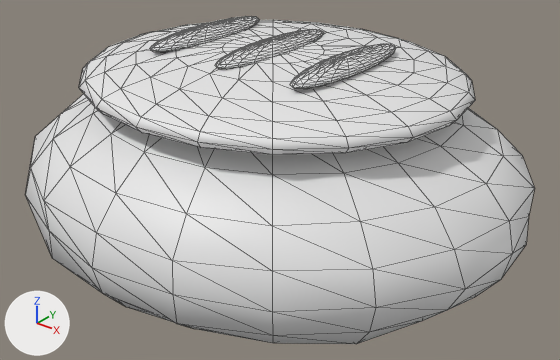
An edit to the glTF model models/catch_breads/bread_lemon.glb, drawn before and after from the same camera.
Before and after are seen from a camera (50 mm lens) standing at (0.7, -0.859, 0.522) and looking at (0.017, -0.004, -0.008). Lighting does not change. The marker at lower left points along +X, +Y and +Z. The picture after the commit comes second. Mesh edges are drawn as thin lines. Where no turn or scale is listed for an object, it has been applied to the vertices.

In view in the first picture: 'ふっくらした生地.015', 'レモンのアイシング', 'レモンピール', 'レモンピール.001', 'レモンピール.002'.
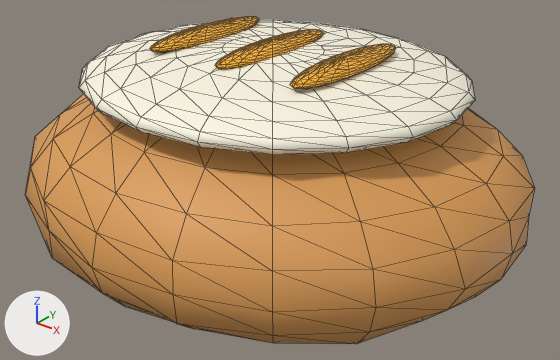
Changed parts and their boxes (x1, y1, x2, y2) in the pictures (560 x 360 px):
```json
{"object": "ふっくらした生地.015", "change": "recoloured", "before": [25, 94, 535, 344], "after": [25, 94, 535, 344], "on screen": "white to orange"}
{"object": "レモンのアイシング", "change": "recoloured", "before": [79, 20, 475, 155], "after": [79, 20, 475, 155], "on screen": "white to pale yellow"}
{"object": "レモンピール.002", "change": "recoloured", "before": [290, 44, 396, 89], "after": [290, 44, 396, 89], "on screen": "white to orange"}
{"object": "レモンピール.001", "change": "recoloured", "before": [215, 29, 323, 69], "after": [215, 29, 323, 69], "on screen": "white to orange"}
{"object": "レモンピール", "change": "recoloured", "before": [150, 16, 260, 52], "after": [150, 16, 260, 52], "on screen": "white to orange"}
```

Scene script edits in JSON lines:
```json
{"op": "set", "path": "mat_焼きたての山吹色.base_color", "old": "(0.8, 0.8, 0.8)", "new": "(0.72, 0.34, 0.095)", "note": "white #e7e7e7 -> orange #dd9e57"}
{"op": "set", "path": "mat_白いクリーム.base_color", "old": "(0.8, 0.8, 0.8)", "new": "(0.98, 0.94, 0.78)", "note": "white #e7e7e7 -> pale yellow #fdf8e5"}
{"op": "set", "path": "mat_卵黄.base_color", "old": "(0.8, 0.8, 0.8)", "new": "(0.99, 0.46, 0.025)", "note": "white #e7e7e7 -> orange #feb52c"}
```
